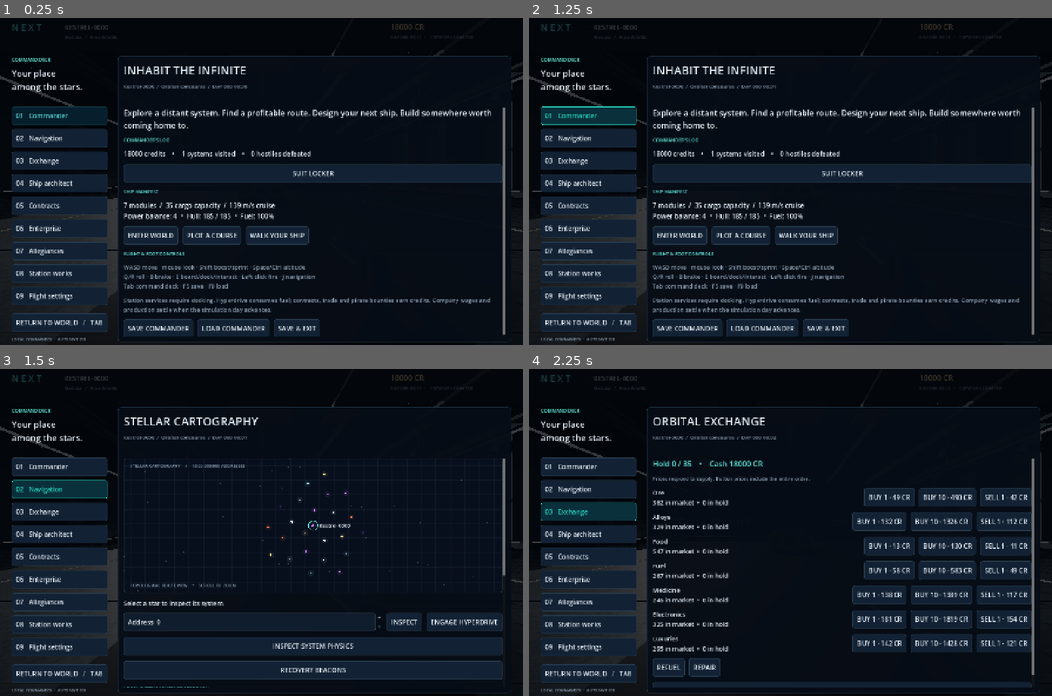
Above: before the commit, frames 1-4 (two rows, left to right).
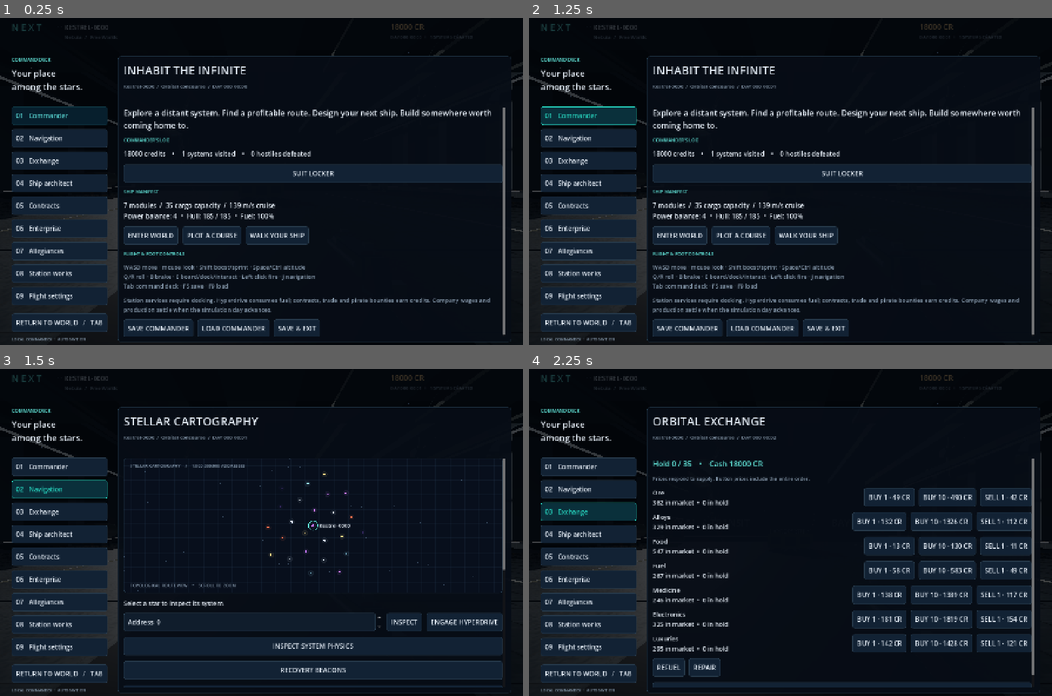
Above: after the commit, the same moments.

Repository: nerdrx/NeXt
Game: Godot game, scene res://scenes/main.tscn
Two runs of this game, one before a commit and one after it. Both use one fixed random seed, a clock stepped at 60 frames per second and the inputs below.
Inputs:
- Up to frame 1 (0.25 s): no input
- Up to frame 2 (1.25 s): click "01 Commander" at 0.5 s
- Up to frame 3 (1.5 s): click "02 Navigation" at 1.25 s
- Up to frame 4 (2.25 s): click "03 Exchange" at 2 s

Frames 1-2 are identical in both runs. In frame 3, 0.4% of the frame differs, in the area x 23-97%, y 61-98%; in frame 4, nothing differs.

Commit message:
Add paged survey journal and discovery course selection

Diff:
--- a/scripts/planet_surveys.gd
+++ b/scripts/planet_surveys.gd
@@ -43,3 +43,17 @@
 		if planet >= Universe.system_data(system).planets.size(): return false
 		if typeof(data[key]) not in [TYPE_INT, TYPE_FLOAT] or not is_finite(float(data[key])) or float(data[key]) not in [1.0, 2.0]: return false
 	return true
+
+
+static func journal_page(state: GameState, page_index: int, pending_only: bool = false) -> Dictionary:
+	var entries: Array[Dictionary] = []
+	for key: String in state.planet_surveys:
+		var status := int(state.planet_surveys[key])
+		if pending_only and status != 1: continue
+		var parts := key.split(":")
+		entries.append({"system": int(parts[0]), "planet": int(parts[1]), "status": status})
+	entries.sort_custom(func(a: Dictionary, b: Dictionary) -> bool:
+		return a.system < b.system if a.system != b.system else a.planet < b.planet)
+	var pages := maxi(1, ceili(entries.size() / 20.0))
+	var page := clampi(page_index, 0, pages - 1)
+	return {"page": page, "pages": pages, "total": entries.size(), "entries": entries.slice(page * 20, (page + 1) * 20)}
--- a/scripts/ui/command_deck.gd
+++ b/scripts/ui/command_deck.gd
@@ -11,6 +11,10 @@
 var tabs: Dictionary = {}
 var destination: int = 0
 var navigation_info: Label
+var navigation_chart: GalaxyChart
+var navigation_address: SpinBox
+var journal_page_index: int = 0
+var journal_pending_only: bool = false
 var _clock_label := ""
 var balance_label: Label
 var survey_catalog: Dictionary = {}
@@ -110,6 +114,7 @@
 		"wardrobe": _wardrobe()
 		"navigation": _navigation()
 		"survey": _survey()
+		"journal": _survey_journal()
 		"market": _market()
 		"shipyard": _shipyard()
 		"hulls": _hull_families()
@@ -217,6 +222,7 @@
 func _navigation() -> void:
 	heading.text = "STELLAR CARTOGRAPHY"
 	var chart := GalaxyChart.new()
+	navigation_chart = chart
 	content.add_child(chart)
 	chart.configure(game.state.system_index)
 	chart.selected.connect(_select_destination)
@@ -224,6 +230,7 @@
 	navigation_info = _text("Select a star to inspect its system.", 17)
 	var controls := _row()
 	var address := SpinBox.new()
+	navigation_address = address
 	address.max_value = Universe.SYSTEM_LIMIT - 1
 	address.step = 1
 	address.value = game.state.system_index
@@ -237,6 +244,7 @@
 	controls.add_child(InterfaceTheme.button("ENGAGE HYPERDRIVE", func(): game.request_jump(destination)))
 	_button("INSPECT SYSTEM PHYSICS", show_page.bind("survey"))
 	_button("RECOVERY BEACONS", show_page.bind("recovery"))
+	_button("SURVEY JOURNAL", show_page.bind("journal")).name = "OpenSurveyJournal"
 	_text("LOCAL SYSTEM / SURFACE APPROACH", 13, InterfaceTheme.CYAN)
 	_text("Survey within 1.2 km of a surface at 100 m/s or slower. Sell recorded data at an orbital station.", 15)
 	_button("CRUISE TO ORBITAL DOCK", game.approach_public_station, not game.pilot.flying or game.aboard)
@@ -294,6 +302,10 @@
 
 func _select_destination(address: int) -> void:
 	destination = address
+	if is_instance_valid(navigation_address): navigation_address.value = address
+	if is_instance_valid(navigation_chart):
+		navigation_chart.destination = address
+		navigation_chart.queue_redraw()
 	var data: Dictionary = Universe.system_data(address)
 	navigation_info.text = "%s  /  %s\n%s  •  %d planets  •  Address %d" % [data.name, data.star_type, data.faction, data.planets.size(), address]
 
@@ -1049,3 +1061,53 @@
 				cargo_controls.add_child(take)
 	_button("REFRESH BEACONS", refresh)
 	_button("BACK TO EXCHANGE", show_page.bind("market"))
+
+
+func _survey_journal() -> void:
+	heading.text = "SURVEY JOURNAL"
+	var archive := PlanetSurveys.journal_page(game.state, journal_page_index, journal_pending_only)
+	journal_page_index = int(archive.page)
+	_text("%d recorded planets / %d CR awaiting sale" % [game.state.planet_surveys.size(), PlanetSurveys.pending_value(game.state)], 21, InterfaceTheme.CYAN)
+	var filter := CheckButton.new()
+	filter.name = "PendingSurveysOnly"
+	filter.text = "Show unsold data only"
+	filter.button_pressed = journal_pending_only
+	filter.toggled.connect(func(value: bool):
+		journal_pending_only = value
+		journal_page_index = 0
+		show_page("journal"))
+	content.add_child(filter)
+	if int(archive.total) == 0:
+		_text("No unsold surveys." if journal_pending_only else "No surveys recorded. Approach a planet and use Survey in Navigation.")
+	for entry: Dictionary in archive.entries:
+		var data := Universe.system_data(int(entry.system))
+		var body: Dictionary = data.planets[int(entry.planet)]
+		var row := _row()
+		row.name = "SurveyRecord%d_%d" % [entry.system, entry.planet]
+		var traits := "Ocean / Atmosphere" if Universe.planet_has_ocean(data, int(entry.planet)) else ("Atmosphere" if body.atmosphere else "Airless")
+		var label := InterfaceTheme.label("%s / %s
+Address %d / %s / %s" % [body.name, data.name, entry.system, traits, "Unsold" if entry.status == 1 else "Sold"], 16)
+		label.size_flags_horizontal = Control.SIZE_EXPAND_FILL
+		row.add_child(label)
+		var route := InterfaceTheme.button("SET COURSE", _journal_course.bind(int(entry.system)))
+		route.name = "SurveyCourse%d_%d" % [entry.system, entry.planet]
+		row.add_child(route)
+	var pages := _row()
+	var previous := InterfaceTheme.button("PREVIOUS", _journal_page.bind(journal_page_index - 1))
+	previous.name = "PreviousSurveys"
+	previous.disabled = journal_page_index == 0
+	pages.add_child(previous)
+	pages.add_child(InterfaceTheme.label("Page %d / %d" % [journal_page_index + 1, archive.pages], 16))
+	var next := InterfaceTheme.button("NEXT", _journal_page.bind(journal_page_index + 1))
+	next.name = "NextSurveys"
+	next.disabled = journal_page_index + 1 >= int(archive.pages)
+	pages.add_child(next)
+	_button("RETURN TO NAVIGATION", show_page.bind("navigation"))
+
+func _journal_page(index: int) -> void:
+	journal_page_index = index
+	show_page("journal")
+
+func _journal_course(system: int) -> void:
+	show_page("navigation")
+	_select_destination(system)
--- /dev/null
+++ b/tests/test_survey_journal.gd
@@ -0,0 +1,49 @@
+extends SceneTree
+
+const GameStateScript = preload("res://scripts/game_state.gd")
+const Surveys = preload("res://scripts/planet_surveys.gd")
+
+func _initialize() -> void:
+	_run()
+
+func _run() -> void:
+	var state = GameStateScript.new()
+	state.planet_surveys = {}
+	for system: int in range(23):
+		for planet: int in range(2):
+			state.planet_surveys["%d:%d" % [system, planet]] = 1 if (system + planet) % 2 == 0 else 2
+	var original: Dictionary = state.planet_surveys.duplicate(true)
+	var first: Dictionary = Surveys.journal_page(state, 0)
+	var second: Dictionary = Surveys.journal_page(state, 1)
+	var last: Dictionary = Surveys.journal_page(state, 2)
+	assert(first.page == 0 and first.pages == 3 and first.total == 46 and first.entries.size() == 20, "first page metadata and size")
+	assert(second.entries.size() == 20 and last.entries.size() == 6, "page boundaries cover all records")
+	var all_entries: Array = first.entries + second.entries + last.entries
+	var seen: Dictionary = {}
+	for index: int in range(all_entries.size()):
+		var entry: Dictionary = all_entries[index]
+		var key := "%d:%d" % [entry.system, entry.planet]
+		assert(not seen.has(key), "pages do not overlap")
+		seen[key] = true
+		if index > 0:
+			var previous: Dictionary = all_entries[index - 1]
+			assert(previous.system < entry.system or (previous.system == entry.system and previous.planet < entry.planet), "numeric system then planet order")
+	assert(seen.size() == 46 and all_entries[4].system == 2 and all_entries[20].system == 10, "system 2 sorts before system 10 across page boundary")
+
+	var pending: Dictionary = Surveys.journal_page(state, 0, true)
+	assert(pending.total == 23 and pending.pages == 2 and pending.entries.size() == 20, "pending filter and pagination")
+	for entry: Dictionary in pending.entries:
+		assert(entry.status == 1, "pending page contains only pending surveys")
+	var pending_last: Dictionary = Surveys.journal_page(state, 1, true)
+	assert(pending_last.total == 23 and pending_last.entries.size() == 3, "pending final page")
+	var negative: Dictionary = Surveys.journal_page(state, -100)
+	var huge: Dictionary = Surveys.journal_page(state, 999999)
+	assert(negative.page == 0 and negative.entries == first.entries, "negative page clamps to first")
+	assert(huge.page == 2 and huge.entries == last.entries, "large page clamps to last")
+	assert(state.planet_surveys == original, "journal reads do not mutate survey archive")
+
+	state.planet_surveys.clear()
+	var empty: Dictionary = Surveys.journal_page(state, -1)
+	assert(empty.page == 0 and empty.pages == 1 and empty.total == 0 and empty.entries.is_empty(), "empty archive has one empty page")
+	print("SURVEY_JOURNAL_OK: sorted pagination, filtering, clamping, empty archive and immutability")
+	quit()
--- /dev/null
+++ b/tests/test_survey_journal_gameplay.gd
@@ -0,0 +1,58 @@
+extends SceneTree
+
+func _initialize() -> void: _run.call_deferred()
+
+func _run() -> void:
+	assert("--capture-only" in OS.get_cmdline_user_args())
+	var game = load("res://scenes/main.tscn").instantiate()
+	root.add_child(game)
+	await process_frame
+	game.set_process(false)
+	game.set_physics_process(false)
+	game.pilot.set_physics_process(false)
+	for actor: Node in game.actors: actor.set_physics_process(false)
+	game.open_menu("navigation")
+	(game.deck.find_child("OpenSurveyJournal", true, false) as Button).pressed.emit()
+	assert(game.deck.page == "journal")
+	assert((game.deck.find_child("NextSurveys", true, false) as Button).disabled)
+	var keys: Array[String] = []
+	for system in 100:
+		if Universe.system_data(system).planets.is_empty(): continue
+		var key := "%d:0" % system
+		keys.append(key)
+		game.state.planet_surveys[key] = 1 if keys.size() % 2 == 0 else 2
+		if keys.size() == 23: break
+	var archive: Dictionary = game.state.planet_surveys.duplicate(true)
+	var before_position: Vector3 = game.pilot.position
+	var before_credits: int = game.state.credits
+	game.deck.show_page("journal")
+	assert(_rows(game.deck.content) == 20)
+	(game.deck.find_child("NextSurveys", true, false) as Button).pressed.emit()
+	assert(game.deck.journal_page_index == 1 and _rows(game.deck.content) == 3)
+	assert((game.deck.find_child("NextSurveys", true, false) as Button).disabled)
+	var filter: CheckButton = game.deck.find_child("PendingSurveysOnly", true, false)
+	filter.button_pressed = true
+	assert(game.deck.journal_page_index == 0 and game.deck.journal_pending_only and _rows(game.deck.content) == 11)
+	if DisplayServer.get_name() != "headless":
+		Input.warp_mouse(Vector2(12, 12))
+		await process_frame
+		await RenderingServer.frame_post_draw
+		assert(root.get_texture().get_image().save_png("user://survey-journal.png") == OK)
+	var target_system := int(keys[1].split(":")[0])
+	var course: Button = game.deck.find_child("SurveyCourse%d_0" % target_system, true, false)
+	assert(course != null)
+	course.pressed.emit()
+	assert(game.deck.page == "navigation" and game.deck.destination == target_system)
+	assert(int(game.deck.navigation_address.value) == target_system and game.deck.navigation_chart.destination == target_system)
+	assert(game.pilot.position == before_position and game.state.system_index == 0, "setting course does not jump automatically")
+	assert(game.state.credits == before_credits and game.state.planet_surveys == archive, "journal browsing never pays or mutates records")
+	game.queue_free()
+	await process_frame
+	print("SURVEY_JOURNAL_GAMEPLAY_OK: empty state, paging, filter, course controls and read-only browsing")
+	quit()
+
+func _rows(content: VBoxContainer) -> int:
+	var count := 0
+	for child in content.get_children():
+		if str(child.name).begins_with("SurveyRecord"): count += 1
+	return count
Not shown, added: tests/test_survey_journal.gd.uid
Not shown, added: tests/test_survey_journal_gameplay.gd.uid
Not shown, changed: .github/workflows/windows.yml
Not shown, changed: docs/ASSET_CHECKLIST.md
Not shown, changed: docs/VALIDATION.md
